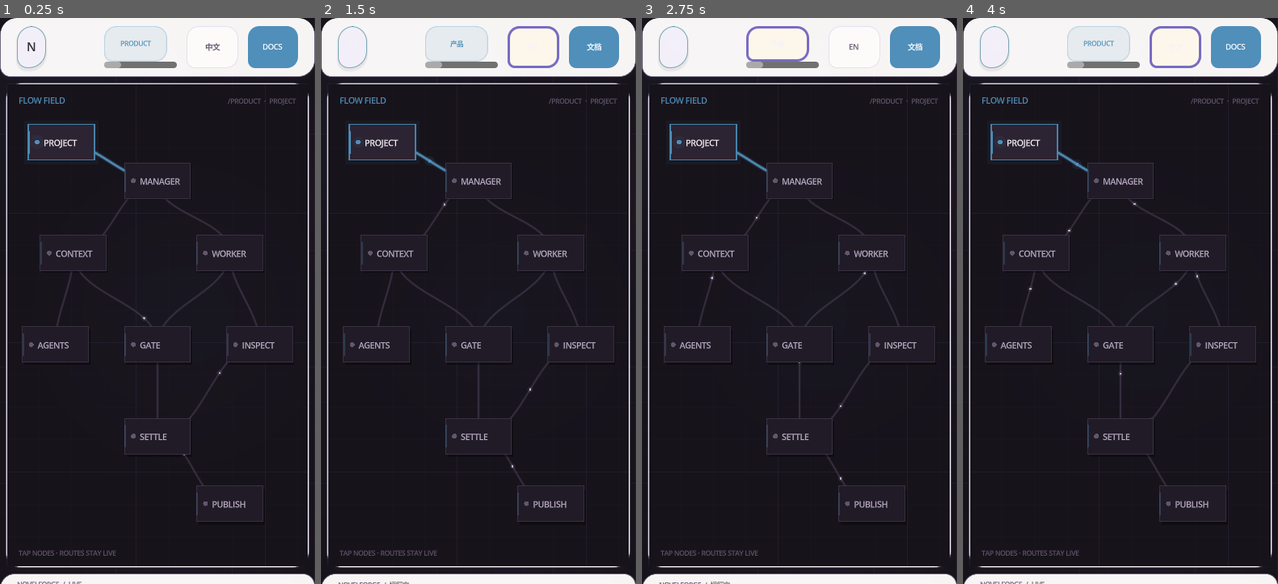
Above: before the commit, frames 1-4 (left to right).
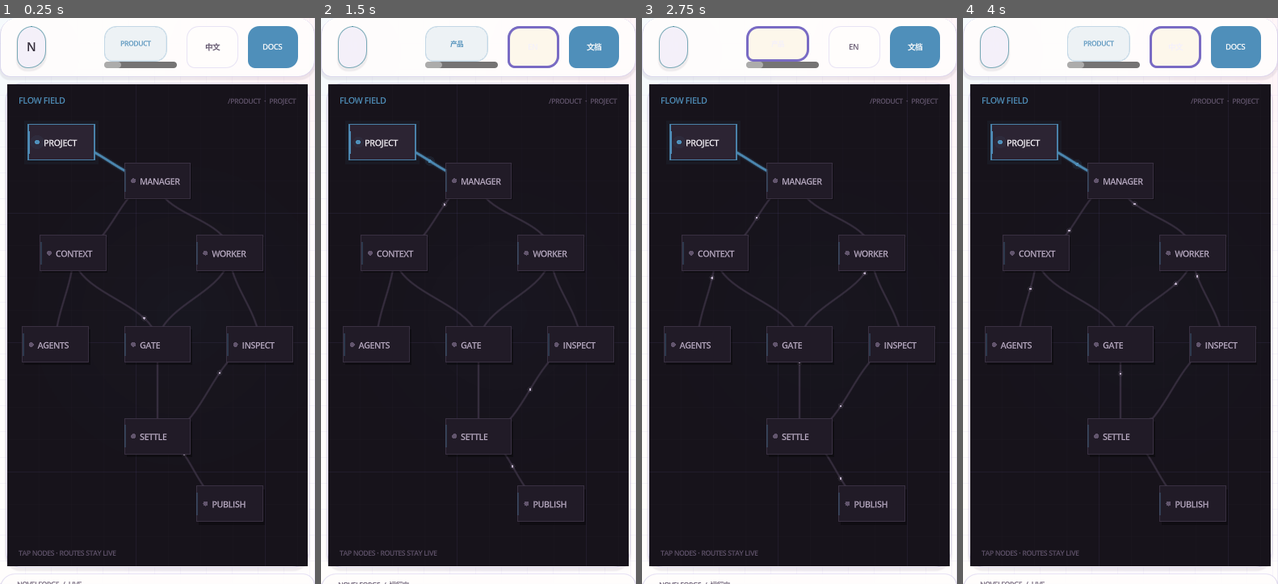
Above: after the commit, the same moments.

Repository: xiaooye/Quillframe
Game: Godot game, scene res://Main.tscn
The game is run twice, just before and just after one commit, with the same random seed, the same clock (stepped at 60 frames per second) and the same inputs.
Inputs:
- Up to frame 1 (0.25 s): no input
- Up to frame 2 (1.5 s): click "PRODUCT" at 0.5 s; click "STUDIO" at 1.25 s
- Up to frame 3 (2.75 s): click "产品" at 2 s
- Up to frame 4 (4 s): click "架构" at 2.75 s; click "EN" at 3.5 s

The runs differ from the first frame. In frame 1, 6.3% of the frame differs, in the area x 0-100%, y 0-100%; in frame 2, 6.3%; in frame 3, 6.3%; in frame 4, 6.3%.

Commit message:
feat(site): restore warm Atelier product backdrop

Diff:
--- a/site/godot/scripts/ambient_backdrop.gd
+++ b/site/godot/scripts/ambient_backdrop.gd
@@ -1,8 +1,7 @@
 extends Control
 
 const Story = preload("res://generated/story_loom_tokens.gd")
-const BASE := Story.BACKGROUND
-const SECONDARY := Story.EDITORIAL
+const Atelier = preload("res://scripts/atelier_theme.gd")
 var _accent := Story.PROJECT
 
 func _ready() -> void:
@@ -18,29 +17,46 @@
 	queue_redraw()
 
 func _draw() -> void:
-	draw_rect(Rect2(Vector2.ZERO, size), BASE, true)
-	_draw_grid(36.0, Color(Story.BORDER.r, Story.BORDER.g, Story.BORDER.b, 0.055))
-	_draw_grid(144.0, Color(Story.RUNTIME.r, Story.RUNTIME.g, Story.RUNTIME.b, 0.065))
+	# Story Loom Kawaii Atelier v5: warm paper first, soft lane chroma second.
+	draw_rect(Rect2(Vector2.ZERO, size), Atelier.paper(), true)
+	_draw_grid(32.0, Atelier.line(0.16))
 	var short_side := minf(size.x, size.y)
-	_draw_soft_orb(Vector2(size.x * 0.22, size.y * 0.20), short_side * 0.46, _accent, 0.052)
-	_draw_soft_orb(Vector2(size.x * 0.83, size.y * 0.32), short_side * 0.38, SECONDARY, 0.040)
-	_draw_soft_orb(Vector2(size.x * 0.60, size.y * 0.92), short_side * 0.42, Story.RUNTIME, 0.030)
-	var horizon_y := size.y * 0.68
-	draw_line(Vector2(0, horizon_y), Vector2(size.x, horizon_y), Color(_accent.r, _accent.g, _accent.b, 0.055), 1.0)
-	draw_rect(Rect2(Vector2.ZERO, size), Color(Story.BORDER.r, Story.BORDER.g, Story.BORDER.b, 0.26), false, 1.0)
+	_draw_soft_orb(Vector2(size.x * 0.12, size.y * 0.06), short_side * 0.54, Story.PROJECT_FILL, 0.34)
+	_draw_soft_orb(Vector2(size.x * 0.91, size.y * 0.10), short_side * 0.58, Story.EDITORIAL_FILL, 0.30)
+	_draw_soft_orb(Vector2(size.x * 0.58, size.y * 0.92), short_side * 0.50, Story.RUNTIME_FILL, 0.22)
+	_draw_soft_orb(Vector2(size.x * 0.48, size.y * 0.34), short_side * 0.22, Atelier.fill_for(_accent), 0.16)
+	_draw_confetti()
+	draw_rect(Rect2(Vector2.ZERO, size), Atelier.line(0.30), false, 1.0)
 
 func _draw_grid(step: float, color: Color) -> void:
 	if step <= 0.0: return
 	var x := 0.0
 	while x < size.x:
-		draw_line(Vector2(x, 0), Vector2(x, size.y), color, 1.0); x += step
+		draw_line(Vector2(x, 0), Vector2(x, size.y), color, 1.0)
+		x += step
 	var y := 0.0
 	while y < size.y:
-		draw_line(Vector2(0, y), Vector2(size.x, y), color, 1.0); y += step
+		draw_line(Vector2(0, y), Vector2(size.x, y), color, 1.0)
+		y += step
 
 func _draw_soft_orb(center: Vector2, radius: float, color: Color, alpha: float) -> void:
 	if radius <= 0.0: return
 	for index in range(12, 0, -1):
 		var ratio := float(index) / 12.0
-		var layer_alpha := alpha * (1.0 - ratio * 0.72) / 3.6
+		var layer_alpha := alpha * (1.0 - ratio * 0.70) / 5.0
 		draw_circle(center, radius * ratio, Color(color.r, color.g, color.b, layer_alpha))
+
+func _draw_confetti() -> void:
+	var marks := [
+		[Vector2(0.065, 0.22), Story.EDITORIAL, 4.0],
+		[Vector2(0.92, 0.34), Story.PROJECT, 3.0],
+		[Vector2(0.82, 0.76), Story.EVIDENCE, 3.5],
+		[Vector2(0.18, 0.82), Story.VALIDATED, 3.0],
+	]
+	for mark in marks:
+		var p := Vector2(size.x * float(mark[0].x), size.y * float(mark[0].y))
+		var c: Color = mark[1]
+		var r := float(mark[2])
+		draw_circle(p, r, Color(c.r, c.g, c.b, 0.22))
+		draw_line(p - Vector2(r * 1.8, 0), p + Vector2(r * 1.8, 0), Color(c.r, c.g, c.b, 0.18), 1.0)
+		draw_line(p - Vector2(0, r * 1.8), p + Vector2(0, r * 1.8), Color(c.r, c.g, c.b, 0.18), 1.0)
